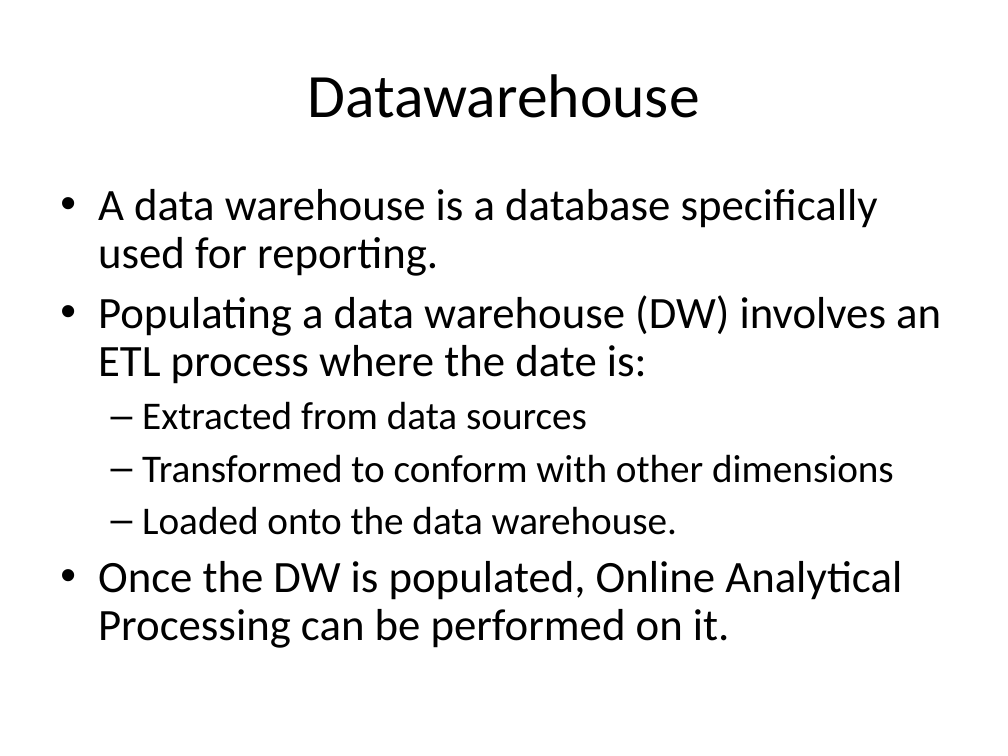
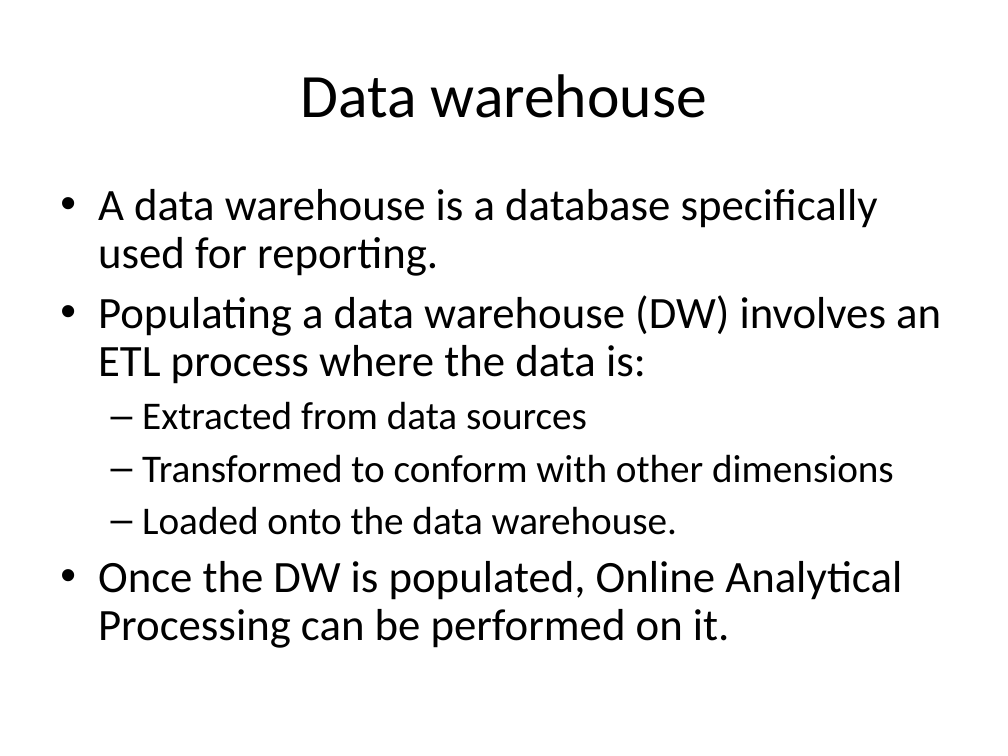
Before and after one commit to edvelezg/unb-dw, a slide deck: slide 2 of project/Presentation/Datawarehousing.ppt. Drawn at 1008x756 pixels with LibreOffice and Linux fonts; fonts in the diff are those of the drawing. Boxes give left, top, right and bottom in pixels: in the first picture for what was removed or moved away, otherwise in the second. Text is boxed around its words. In the diff, an @@ line names an element or a change of style, - is before the commit and + after.

```diff
--- a/project/Presentation/Datawarehousing.ppt
+++ b/project/Presentation/Datawarehousing.ppt
@@ title at <box>301,74,707,118</box>: spaces changed @@
-Datawarehouse
+Data warehouse
@@ text at <box>98,295,941,384</box>: text changed @@
-• Populating a data warehouse (DW) involves an ETL process where the date is:
+• Populating a data warehouse (DW) involves an ETL process where the data is:
```
Also in this commit, not shown: 5 other slides changed, 3 slides added, 1 slide removed.
